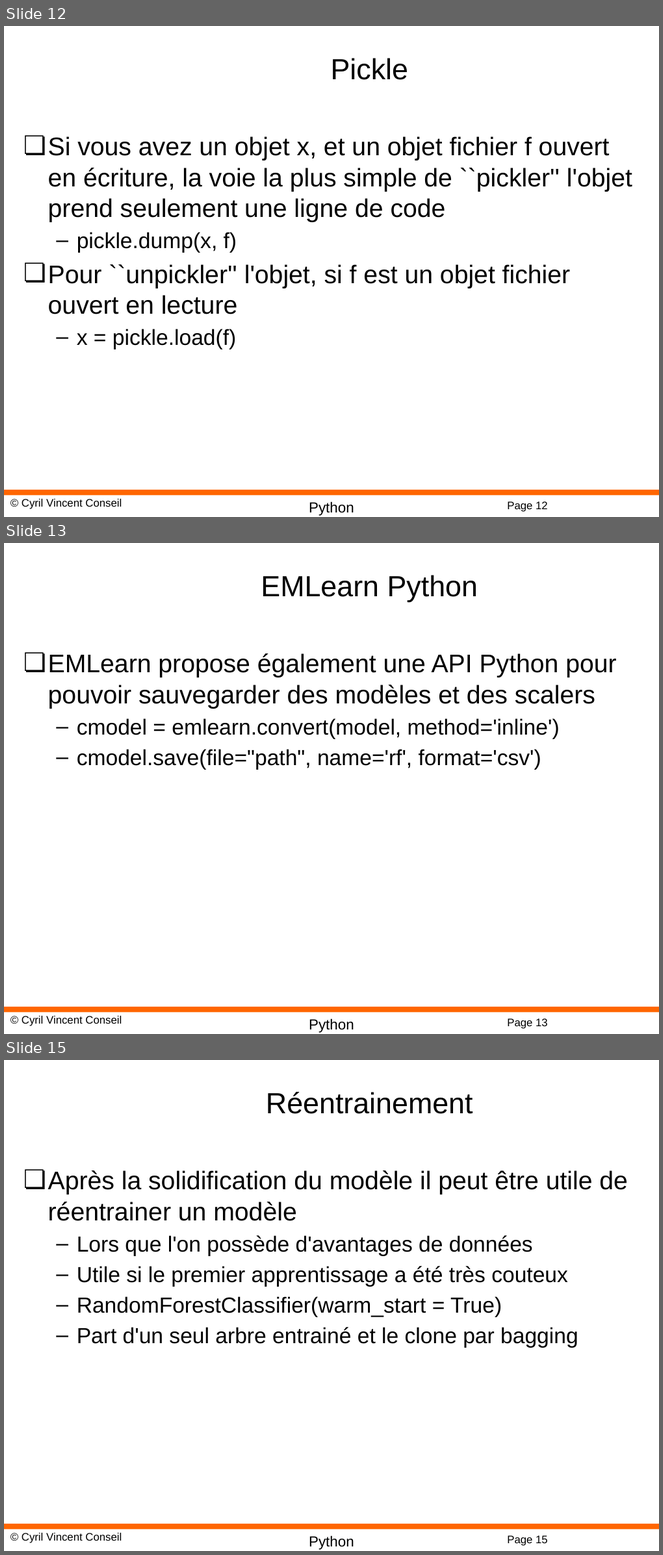
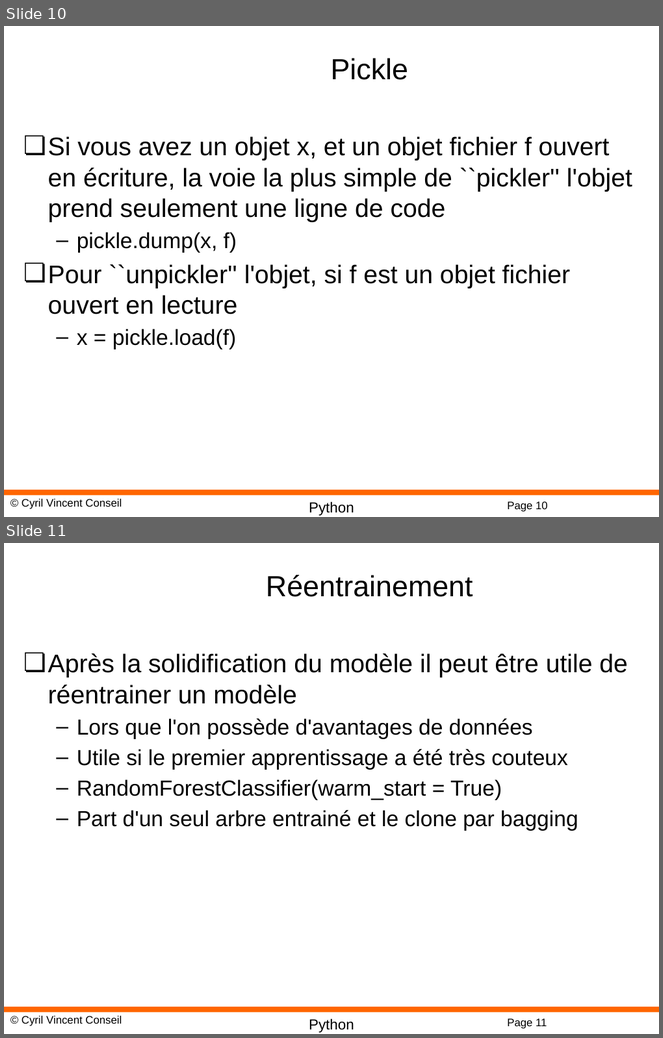
Before and after one commit to cyrilvincent/datascience, a slide deck: ppt/MachineLearning15-RandomForest.pptx. Shown one above the other, each under a label of ours: slides 12, 13 and 15 before the commit, slides 10 and 11 after it; the slides between them are not shown. The pictures are 663x1555 and 663x1038 pixels, drawn with LibreOffice and Linux fonts; fonts in the diff are those of the drawing; background and template pictures are left out. Boxes give left, top, right and bottom in pixels: in the first picture for what was removed or moved away, otherwise in the second. Text is boxed around its words. In the diff, an @@ line names an element or a change of style, - is before the commit and + after.

```diff
--- a/ppt/MachineLearning15-RandomForest.pptx
+++ b/ppt/MachineLearning15-RandomForest.pptx
@@ slide 13 removed at [4,543,659,1034], background #FFFFFF; not listed: 4 template elements that a slide beside it also shows @@
@@ title removed at [261,575,478,602] @@
-EMLearn Python
@@ text removed at [48,653,616,770] @@
-❏ EMLearn propose également une API Python pour pouvoir sauvegarder des modèles et des scalers
-  – cmodel = emlearn.convert(model, method='inline')
-  – cmodel.save(file="path", name='rf', format='csv')
@@ what was slide 12 is now slide 10 @@
@@ page number at [507,502,548,512]: text changed @@
-Page 12
+Page 10
@@ what was slide 15 is now slide 11 @@
@@ page number at [507,1019,547,1029]: text changed @@
-Page 15
+Page 11
```
Also in this commit, not shown: 3 other slides removed, 2 other files.
